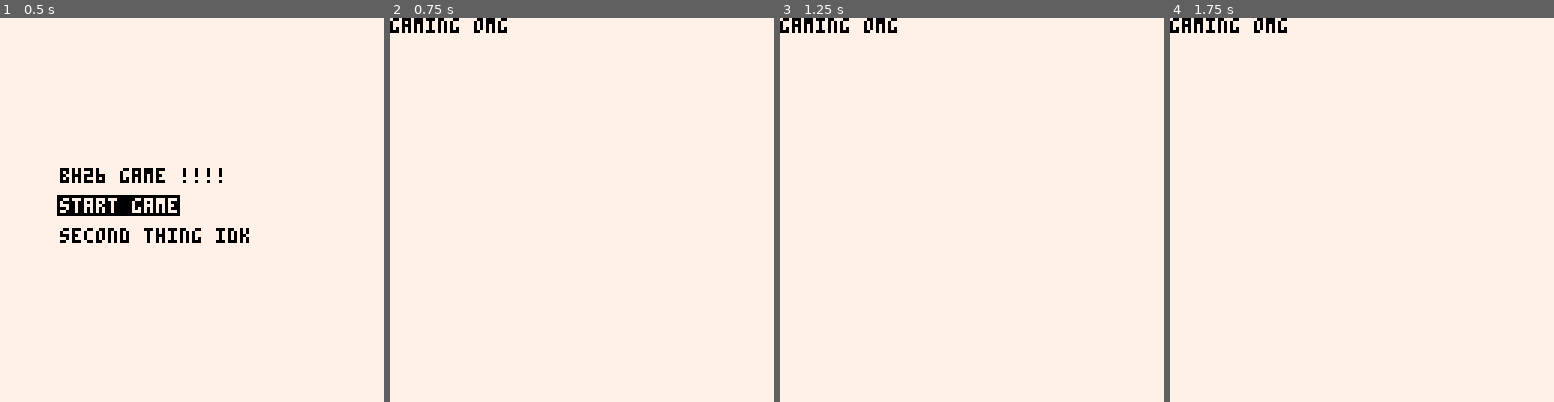
Above: before the commit, frames 1-4 (left to right).
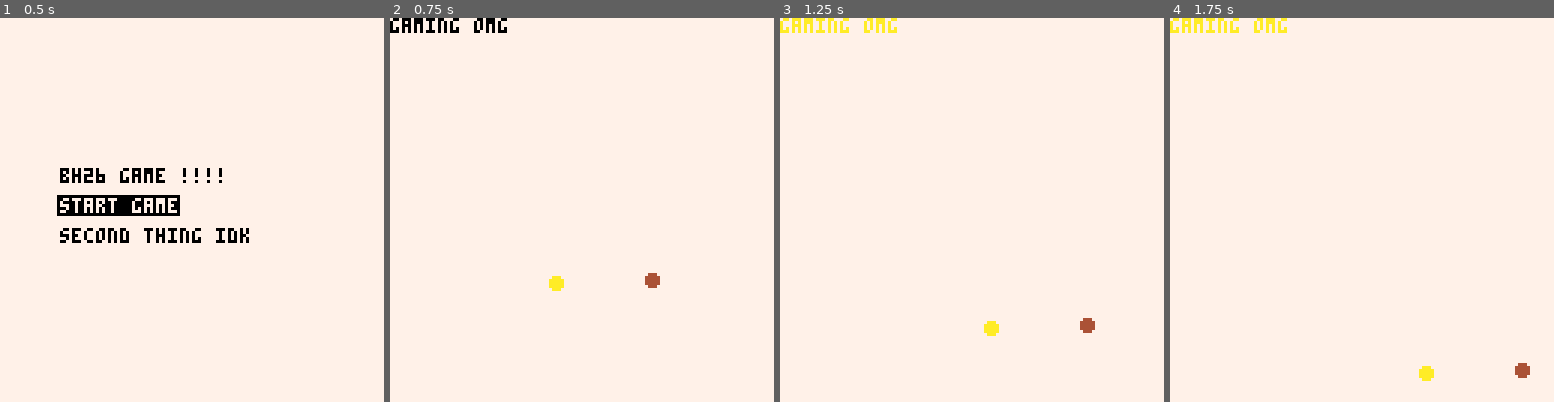
Above: after the commit, the same moments.

Repository: wsasaki01/bath-hack-2026
Game: PICO-8 cartridge bh26.p8
Same seed, same stepped clock (60 frames per second), same inputs: the game is played once before the commit and once after it.
Inputs:
- Up to frame 1 (0.5 s): no input
- Up to frame 2 (0.75 s): tap O (Z key) at 0.7 s
- Up to frame 3 (1.25 s): no input
- Up to frame 4 (1.75 s): hold Right from 1.6 s (still down); tap O (Z key) at 1.7 s

Frame 1 is identical in both runs. In frame 2, 0.3% of the frame differs, in the area x 41-71%, y 66-72%; in frame 3, 0.8%, in the area x 0-83%, y 0-83%; in frame 4, 0.8%.

Commit message:
inheritance

Diff:
--- a/draw.lua
+++ b/draw.lua
@@ -1,11 +1,6 @@
 function _draw()
 	-- Draw background
-	cls()
-
-	-- testing enemy colour
-	for enemy in all(enemies) do
-		enemy:draw()
-	end
+	cls(7)
 
 	-- Title Screen
 	if menu==1 then
@@ -14,5 +9,10 @@
 		print((menu_idx==2 and "\f7\#0" or "").."second thing idk", 20, 70, 0)
 	elseif menu==2 then
 		print("gaming omg")
+
+		-- testing enemy colour
+		for enemy in all(enemies) do
+			enemy:draw()
+		end
 	end
 end
--- a/enemies.lua
+++ b/enemies.lua
@@ -3,26 +3,29 @@
     x = 64,
     y = 64,
     spd = 1, -- speed
-    clr = 7, -- colour
+    rad = 2, -- circle radius
+    clr = 4, -- colour
     -- todo
     -- type (beer vs cocktail)
 
     update=function (self)
-        self.y += self.spd
+        -- if offscreen, reset positions, else add speed
+        self.x = (self.x - self.rad > 127) and 0 or (self.x + self.spd)
+        self.y = (self.y - self.rad > 127) and 0 or (self.y + self.spd)
     end,
 
     draw= function (self)
         circfill(
             self.x,
             self.y,
-            2,
+            self.rad,
             self.clr
         )
     end
 }
 
 enemy2 = {
-    spd = 2,
-    clr = 7, -- colour
+    x=32,
+    clr = 10, -- colour
 }
-setmetatable(enemy, enemy2)
+setmetatable(enemy2, {__index=enemy})
--- a/output/draw_out.lua
+++ b/output/draw_out.lua
@@ -9,5 +9,10 @@
 		print((menu_idx==2 and "\f7\#0" or "").."second thing idk", 20, 70, 0)
 	elseif menu==2 then
 		print("gaming omg")
+
+
+		for enemy in all(enemies) do
+			enemy:draw()
+		end
 	end
 end
--- a/output/enemies_out.lua
+++ b/output/enemies_out.lua
@@ -3,24 +3,29 @@
     x = 64,
     y = 64,
     spd = 1,
-    clr = 7,
+    rad = 2,
+    clr = 4,
+
+
 
     update=function (self)
-        self.y += self.spd
+
+        self.x = (self.x - self.rad > 127) and 0 or (self.x + self.spd)
+        self.y = (self.y - self.rad > 127) and 0 or (self.y + self.spd)
     end,
 
     draw= function (self)
         circfill(
             self.x,
             self.y,
-            2,
+            self.rad,
             self.clr
         )
     end
 }
 
 enemy2 = {
-    spd = 2,
-    clr = 7,
+    x=32,
+    clr = 10,
 }
-setmetatable(enemy, enemy2)
+setmetatable(enemy2, {__index=enemy})
--- a/output/init_out.lua
+++ b/output/init_out.lua
@@ -1,4 +1,6 @@
 function _init()
+
+    enemies={enemy, enemy2}
 	global_cnt = 0
 
 
--- a/output/update_out.lua
+++ b/output/update_out.lua
@@ -1,4 +1,8 @@
 function _update()
+	for enemy in all(enemies) do
+        enemy:update()
+    end
+
 	global_cnt += 1
 	if (global_cnt > 36000) global_cnt = 0
 
--- a/update.lua
+++ b/update.lua
@@ -2,6 +2,7 @@
 	for enemy in all(enemies) do
         enemy:update()
     end
+
 	global_cnt += 1
 	if (global_cnt > 36000) global_cnt = 0
 
